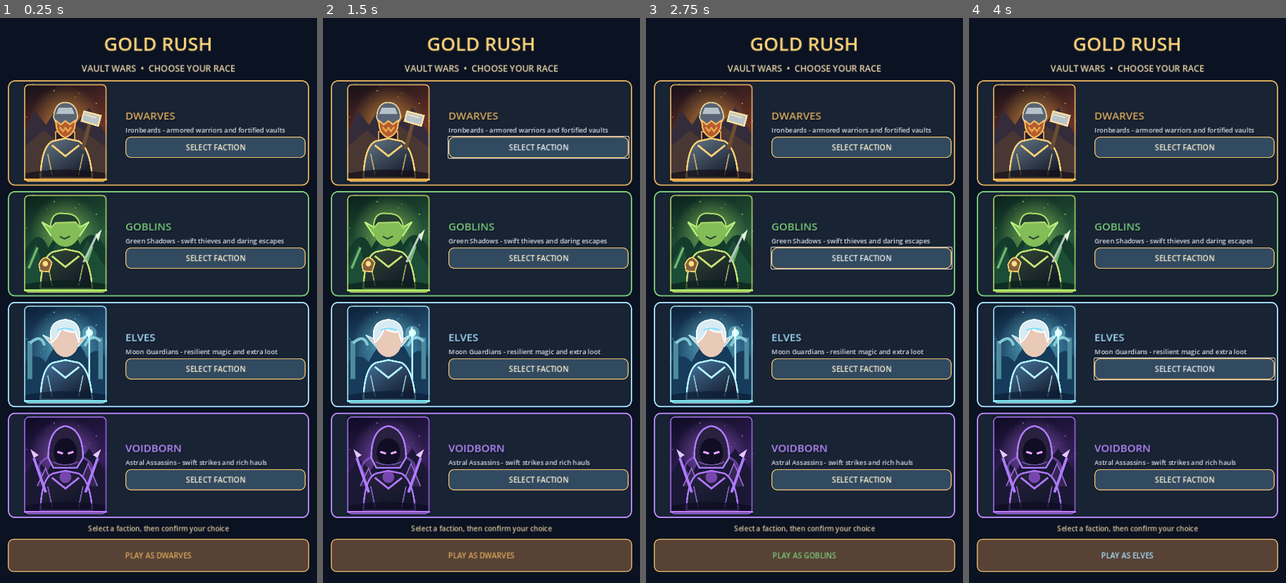
Above: before the commit, frames 1-4 (left to right).
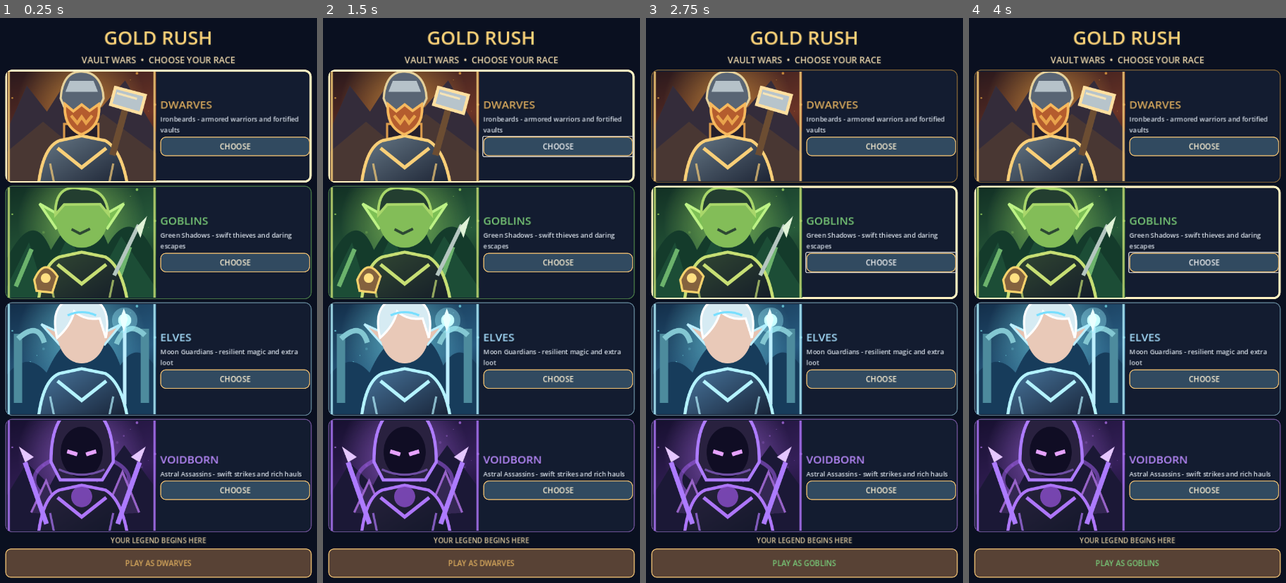
Above: after the commit, the same moments.

Repository: krzych3d/Gold-rush-mobile
Game: Godot game, scene res://main.tscn
Same seed, same stepped clock (60 frames per second), same inputs: the game is played once before the commit and once after it.
Inputs (mouse positions are in pixels of both pictures, inside the frame that each line leads up to):
- Up to frame 1 (0.25 s): no input
- Up to frame 2 (1.5 s): click (538, 147) at 0.5 s, where only the run before the commit has a clickable "SELECT FACTION"; click (557, 147) at 1.25 s, where only the run after the commit has a clickable "CHOOSE"
- Up to frame 3 (2.75 s): click (861, 255) at 2 s, where only the run before the commit has a clickable "SELECT FACTION"
- Up to frame 4 (4 s): click (1203, 260) at 2.75 s, where only the run after the commit has a clickable "CHOOSE"; click (1184, 368) at 3.5 s, where only the run before the commit has a clickable "SELECT FACTION"

The runs differ from the first frame. In frame 1, 44% of the frame differs, in the area x 1-99%, y 2-100%; in frame 2, 44%; in frame 3, 44%; in frame 4, 44%.

Commit message:
Refine faction selection into compact portrait gallery with clear selected state

Diff:
--- a/scripts/game.gd
+++ b/scripts/game.gd
@@ -32,6 +32,7 @@
 var title_label: Label
 var race_button: Button
 var selection_layer: ColorRect
+var faction_cards: Array[PanelContainer] = []
 var camera_offset := Vector2.ZERO
 var camera_zoom := 1.0
 var dragging_map := false
@@ -132,7 +133,8 @@
 
 func _show_race_selection() -> void:
 	selection_layer = ColorRect.new()
-	selection_layer.color = Color("0b1221")
+	selection_layer.color = Color("0a1020")
+	faction_cards.clear()
 	selection_layer.set_anchors_and_offsets_preset(Control.PRESET_FULL_RECT)
 	add_child(selection_layer)
 	var background := TextureRect.new()
@@ -143,13 +145,13 @@
 	selection_layer.add_child(background)
 	var margin := MarginContainer.new()
 	margin.set_anchors_and_offsets_preset(Control.PRESET_FULL_RECT)
-	margin.add_theme_constant_override("margin_left", 18)
-	margin.add_theme_constant_override("margin_right", 18)
-	margin.add_theme_constant_override("margin_top", 28)
-	margin.add_theme_constant_override("margin_bottom", 25)
+	margin.add_theme_constant_override("margin_left", 12)
+	margin.add_theme_constant_override("margin_right", 12)
+	margin.add_theme_constant_override("margin_top", 14)
+	margin.add_theme_constant_override("margin_bottom", 12)
 	selection_layer.add_child(margin)
 	var column := VBoxContainer.new()
-	column.add_theme_constant_override("separation", 12)
+	column.add_theme_constant_override("separation", 7)
 	margin.add_child(column)
 	var title := Label.new()
 	title.text = "GOLD RUSH"
@@ -163,28 +165,29 @@
 	column.add_child(subtitle)
 	var cards := VBoxContainer.new()
 	cards.size_flags_vertical = Control.SIZE_EXPAND_FILL
-	cards.add_theme_constant_override("separation", 12)
+	cards.add_theme_constant_override("separation", 7)
 	column.add_child(cards)
 	for i in 4:
 		var card := PanelContainer.new()
 		card.size_flags_vertical = Control.SIZE_EXPAND_FILL
 		var frame := StyleBoxFlat.new()
-		frame.bg_color = Color("182333")
+		frame.bg_color = Color("131c30")
 		frame.border_color = RACE_COLORS[i]
-		frame.set_border_width_all(3)
+		frame.set_border_width_all(2)
 		frame.set_corner_radius_all(15)
-		frame.set_content_margin_all(8)
+		frame.set_content_margin_all(4)
 		card.add_theme_stylebox_override("panel", frame)
 		cards.add_child(card)
+		faction_cards.append(card)
 		var row := HBoxContainer.new()
-		row.add_theme_constant_override("separation", 14)
+		row.add_theme_constant_override("separation", 9)
 		card.add_child(row)
 		var portrait := TextureRect.new()
-		portrait.custom_minimum_size = Vector2(150, 155)
+		portrait.custom_minimum_size = Vector2(175, 150)
 		portrait.size_flags_horizontal = Control.SIZE_EXPAND_FILL
-		portrait.size_flags_stretch_ratio = 0.6
+		portrait.size_flags_stretch_ratio = 1.0
 		portrait.expand_mode = TextureRect.EXPAND_IGNORE_SIZE
-		portrait.stretch_mode = TextureRect.STRETCH_KEEP_ASPECT_CENTERED
+		portrait.stretch_mode = TextureRect.STRETCH_KEEP_ASPECT_COVERED
 		portrait.texture = load("res://assets/factions/" + RACE_NAMES[i].to_lower() + ".svg")
 		row.add_child(portrait)
 		var details := VBoxContainer.new()
@@ -193,7 +196,7 @@
 		row.add_child(details)
 		var name_label := Label.new()
 		name_label.text = RACE_NAMES[i]
-		_style_label(name_label, 24, RACE_COLORS[i])
+		_style_label(name_label, 25, RACE_COLORS[i])
 		details.add_child(name_label)
 		var description := Label.new()
 		description.text = RACE_DESCRIPTIONS[i]
@@ -201,20 +204,20 @@
 		_style_label(description, 15, Color("d9e1ec"))
 		details.add_child(description)
 		var choose := Button.new()
-		choose.text = "SELECT FACTION"
-		choose.custom_minimum_size.y = 48
+		choose.text = "CHOOSE"
+		choose.custom_minimum_size.y = 44
 		_style_button(choose, true)
 		details.add_child(choose)
 		choose.pressed.connect(_preview_faction.bind(i))
 	var footer := Label.new()
-	footer.text = "Select a faction, then confirm your choice"
+	footer.text = "YOUR LEGEND BEGINS HERE"
 	footer.horizontal_alignment = HORIZONTAL_ALIGNMENT_CENTER
 	_style_label(footer, 16, Color("d8c49a"))
 	column.add_child(footer)
 	var confirm := Button.new()
 	confirm.name = "ConfirmFaction"
 	confirm.text = "PLAY BATTLE"
-	confirm.custom_minimum_size.y = 75
+	confirm.custom_minimum_size.y = 66
 	_style_button(confirm, false)
 	column.add_child(confirm)
 	confirm.pressed.connect(_confirm_faction)
@@ -222,6 +225,11 @@
 
 func _preview_faction(index: int) -> void:
 	selected_race = index
+	for i in faction_cards.size():
+		var style := faction_cards[i].get_theme_stylebox("panel") as StyleBoxFlat
+		if style != null:
+			style.border_color = Color("fff2c2") if i == index else RACE_COLORS[i].darkened(0.42)
+			style.set_border_width_all(5 if i == index else 2)
 	var confirm := selection_layer.find_child("ConfirmFaction", true, false) as Button
 	if confirm != null:
 		confirm.text = "PLAY AS " + RACE_NAMES[index]
